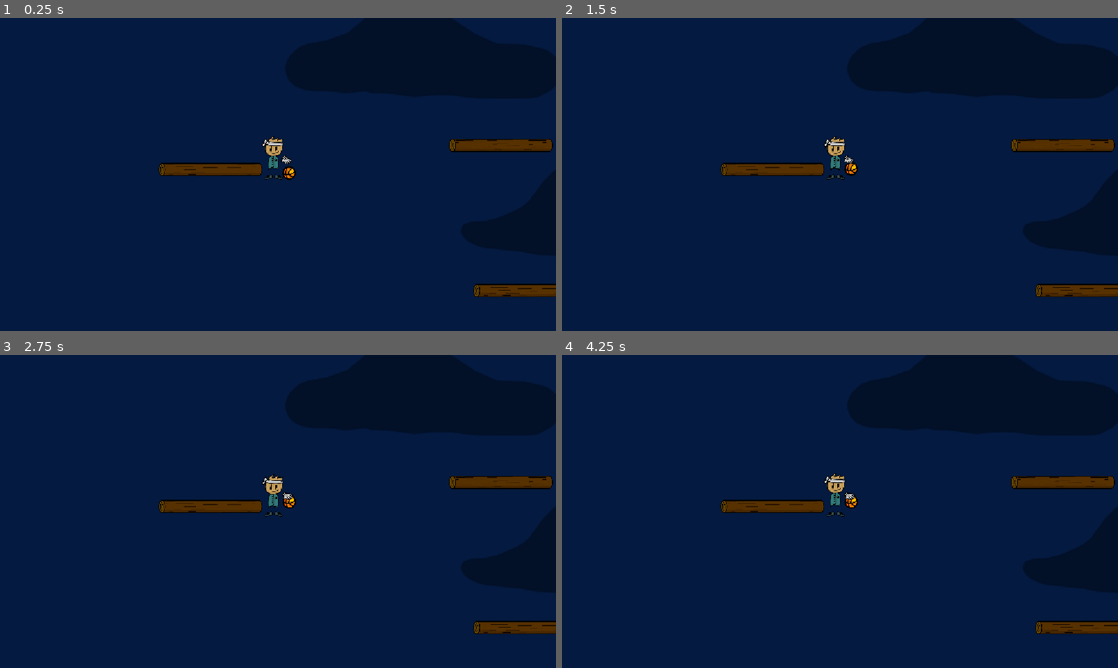
Above: before the commit, frames 1-4 (two rows, left to right).
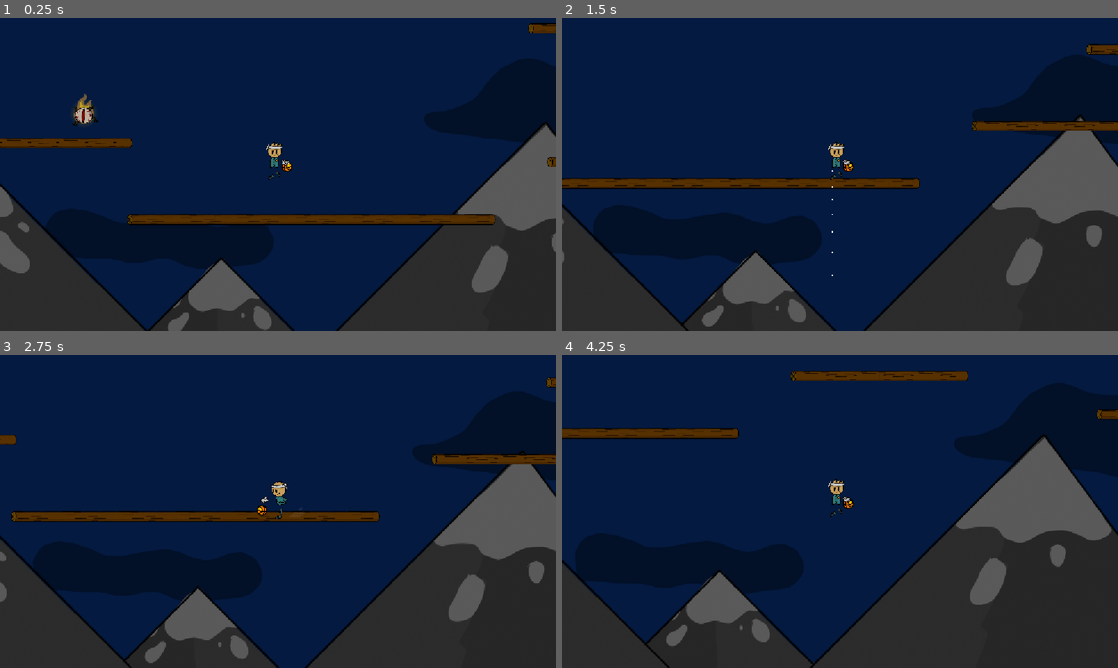
Above: after the commit, the same moments.

Repository: The-Domm/Balls-of-death
Game: Godot game, scene res://game.tscn
Same seed, same stepped clock (60 frames per second), same inputs: the game is played once before the commit and once after it.
Inputs (mouse positions are in pixels of both pictures, inside the frame that each line leads up to):
- Up to frame 1 (0.25 s): no input
- Up to frame 2 (1.5 s): move the mouse to (962, 158) at 0.52 s; hold D (move_right) from 0.53 s (still down); click (962, 158) at 0.67 s; tap Space (jump) at 0.77 s; move the mouse to (728, 190) at 1.27 s; click (728, 190) at 1.42 s
- Up to frame 3 (2.75 s): tap Space (jump) at 1.52 s; move the mouse to (333, 442) at 2.02 s; release D (move_right) at 2.03 s; hold A (move_left) from 2.03 s (still down); click (333, 442) at 2.17 s
- Up to frame 4 (4.25 s): move the mouse to (812, 574) at 2.77 s; release A (move_left) at 2.78 s; hold D (move_right) from 2.78 s (still down); click (812, 574) at 2.92 s; tap Space (jump) at 3.02, 3.77 s; move the mouse to (1006, 558) at 3.52 s; click (1006, 558) at 3.67 s

The runs differ from the first frame. In frame 1, 28% of the frame differs, in the area x 0-100%, y 1-100%; in frame 2, 31%; in frame 3, 31%; in frame 4, 36%, in the area x 0-100%, y 5-100%.
Error before the commit: Parse Error: Identifier "throw_force" not declared in the current scope. (res://player.gd:129)

Commit message:
minor changes

Diff:
--- a/enemy.gd
+++ b/enemy.gd
@@ -6,7 +6,8 @@
 
 @export var boundary_width := 500.0
 @export var boundary_height := 300.0
-
+var bounds := Rect2(position,Vector2(500,300))
+var half_size := Vector2()
 var thrown: bool = false
 var fireballtexture: Texture2D = preload("res://assets/sprites/fireball.png")
 const my_balls:PackedScene = preload("res://basketball.tscn")
@@ -14,6 +15,8 @@
 var boundary_center: Vector2
 
 var direction = Vector2.RIGHT.rotated(randi_range(1,4)*randf_range(PI/3, 2*PI/3)).normalized()
+@onready var capsule := $CollisionShape2D.shape as CapsuleShape2D
+@onready var halfsize: Vector2 = Vector2(capsule.radius, capsule.height*0.5)*$CollisionShape2D.scale
 
 @onready var ray_cast_right: RayCast2D = $RayCastRight
 @onready var ray_cast_left: RayCast2D = $RayCastLeft
--- a/game.tscn
+++ b/game.tscn
@@ -51,8 +51,9 @@
 [node name="player" parent="." unique_id=1607358254 instance=ExtResource("2_feb5d")]
 position = Vector2(4, -7000)
 
-[node name="Camera2D" type="Camera2D" parent="player" unique_id=911228454]
-zoom = Vector2(0.38, 0.38)
+[node name="Camera2D" type="Camera2D" parent="player" unique_id=59254619]
+zoom = Vector2(0.3, 0.3)
+process_callback = 0
 
 [node name="TileMap" type="TileMap" parent="." unique_id=1896411683]
 position = Vector2(-35, -361)
@@ -69,7 +70,7 @@
 position = Vector2(2959, -1666)
 
 [node name="enemy2" parent="." unique_id=1202946171 instance=ExtResource("6_ryrav")]
-position = Vector2(-1750, -577)
+position = Vector2(-1332, -356)
 
 [node name="enemy3" parent="." unique_id=1446512001 instance=ExtResource("6_ryrav")]
 position = Vector2(-719, -3969)
@@ -91,6 +92,7 @@
 health = 3
 
 [node name="Background" parent="." unique_id=113815056 instance=ExtResource("7_eow3j")]
+position = Vector2(10, 17)
 
 [node name="TileMapLayer" type="TileMapLayer" parent="." unique_id=862705318]
 
--- a/player.gd
+++ b/player.gd
@@ -22,7 +22,7 @@
 
 var pressed = false
 const basket_balls:PackedScene = preload("res://basketball.tscn")
-var basketball_texture: Texture2D = preload("res://assets/sprites/basketBall.png")
+const basketball_texture: Texture2D = preload("res://assets/sprites/basketBall.png")
 @export var health:int=1
 @onready var kez: AnimatedSprite2D = $Kez
 @onready var kezhitbox: CollisionShape2D = $Kezhitbox
@@ -50,7 +50,7 @@
 		if Input.is_mouse_button_pressed(1):
 			if !pressed:
 				pressed = true
-				startPos = get_local_mouse_position()
+				startPos = get_viewport().get_mouse_position()
 			var force = calcForce()
 			if force.angle < 3*PI/2 and force.angle > PI/2:
 				dir = -1
@@ -103,8 +103,7 @@
 
 
 func calcForce():
-	var relPos :Vector2 = get_local_mouse_position() - startPos
-	print(get_local_mouse_position())
+	var relPos :Vector2 = get_viewport().get_mouse_position() - startPos
 	var size = get_viewport_rect().size
 	var relSize = 1920/size.x
 	var force = relSize * relPos.length()
@@ -126,7 +125,7 @@
 	delete_particles()
 
 	var nextPos = pos
-	var vel : Vector2=Vector2(throw_force*force, 0).rotated(angle)
+	var vel : Vector2=Vector2(ball_var.max_force*force, 0).rotated(angle)
 	for i in range(1,10):
 		var particles = PARTICLE.instantiate()
 		nextPos.y=pos.y+vel.y*i*0.1+0.5*get_gravity().y*i*i*0.01
